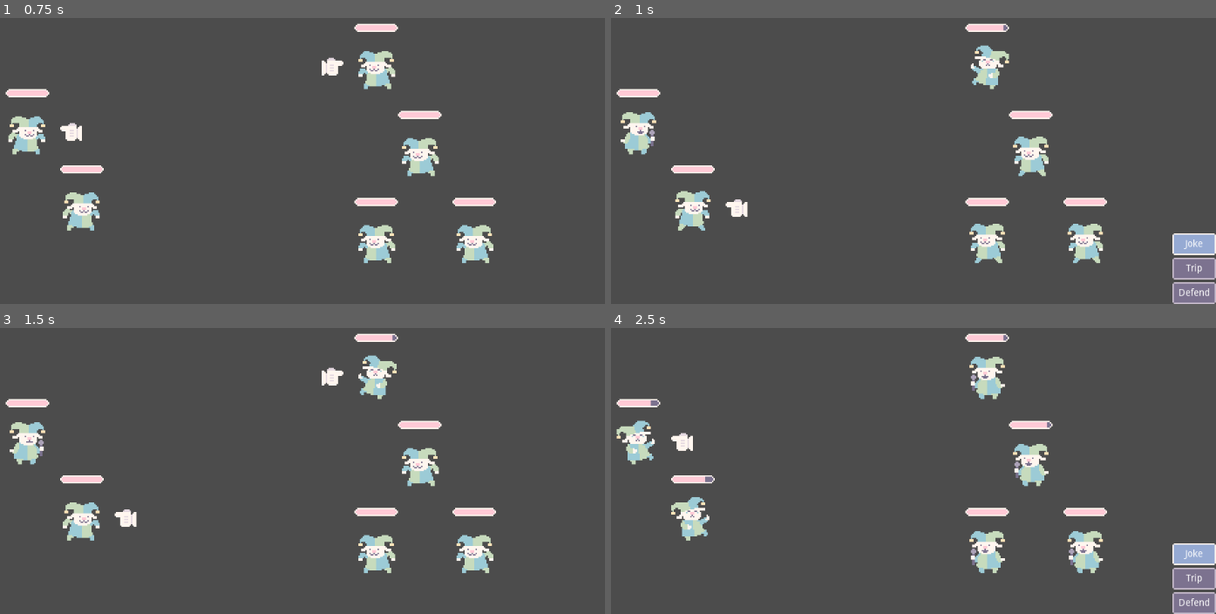
Above: before the commit, frames 1-4 (two rows, left to right).
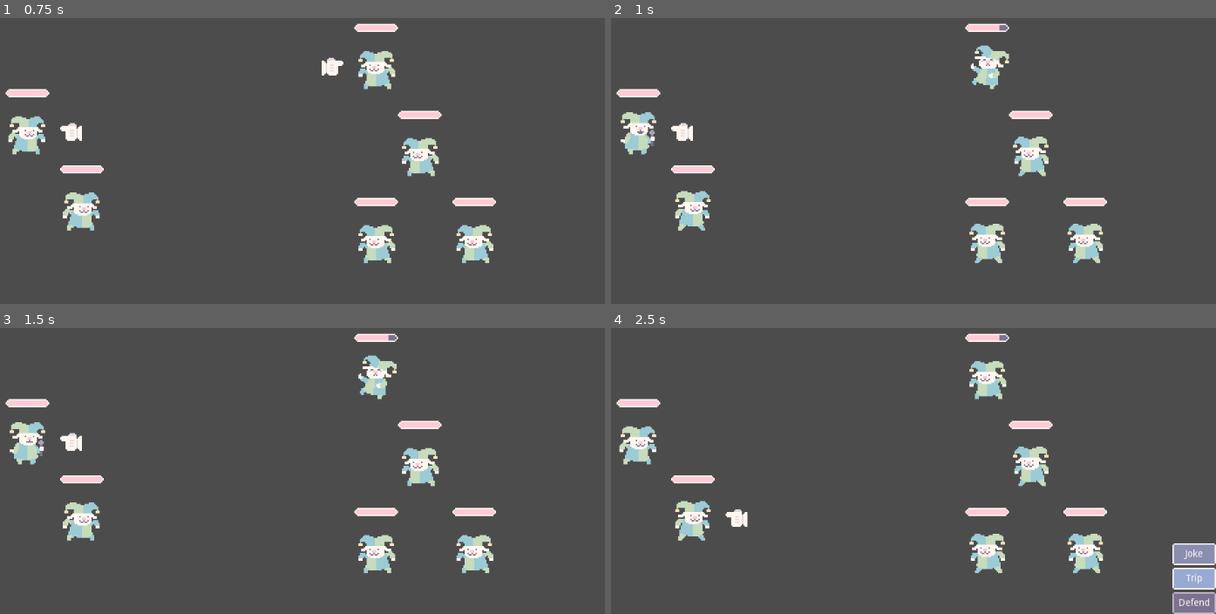
Above: after the commit, the same moments.

Repository: dojeda1/funny-bunny-battle
Game: Godot game, scene res://World.tscn
Same seed, same stepped clock (60 frames per second), same inputs: the game is played once before the commit and once after it.
Inputs (mouse positions are in pixels of both pictures, inside the frame that each line leads up to):
- Up to frame 1 (0.75 s): tap Enter (ui_accept) at 0.5 s; hold Up (ui_up) from 0.53 s (still down)
- Up to frame 2 (1 s): keep holding Up (ui_up); tap Enter (ui_accept) at 0.77 s
- Up to frame 3 (1.5 s): release Up (ui_up) at 1.25 s; click (580, 553) at 1.25 s, where only the run before the commit has a clickable "Joke"
- Up to frame 4 (2.5 s): hold Down (ui_down) from 2.03 s (still down); tap Enter (ui_accept) at 2.27 s

Frame 1 is identical in both runs. In frame 2, 2.0% of the frame differs, in the area x 9-100%, y 2-100%; in frame 3, 0.5%; in frame 4, 4.0%, in the area x 0-100%, y 2-92%.

Commit message:
removes dead characters from queue.

Diff:
--- a/BattleArena.gd
+++ b/BattleArena.gd
@@ -7,6 +7,7 @@
 var player_turn = true
 onready var player_group = $PlayerGroup
 onready var enemy_group = $EnemyGroup
+onready var graveyard = $Graveyard
 
 
 # Called when the node enters the scene tree for the first time.
--- a/Character.gd
+++ b/Character.gd
@@ -9,10 +9,11 @@
 onready var focus = $"%Focus"
 onready var hurt_sfx = $"%Hurt"
 onready var die_sfx = $"%Die"
+onready var battle_arena = get_parent().get_parent()
 
 var health: int = 100
 var MAX_HEALTH = 100
-var joke_power = 10
+var joke_power = 20
 var is_dead = false
 
 # Called when the node enters the scene tree for the first time.
@@ -41,6 +42,12 @@
 func die():
 	is_dead = true
 
+func end_die():
+	var og_parent = get_parent()
+	og_parent.remove_child(self) # error here
+	battle_arena.graveyard.add_child(self)
+	og_parent.reindex()
+
 #func _play_animation():
 #	ap.play("hurt")
 
@@ -49,10 +56,12 @@
 		ap.play("die")
 		die_sfx.play()
 		health_bar.hide()
+		end_die()
 	else:
 		ap.play("idle")
 
 func end_move():
+	next_actor()
 	ap.play("idle")
 
 func get_focus():
@@ -66,6 +75,9 @@
 
 func trip():
 	ap.play("trip")
+
+func next_actor():
+	get_parent().next_actor()
 # Called every frame. 'delta' is the elapsed time since the previous frame.
 #func _process(delta):
 #	pass
--- a/EnemyGroup.gd
+++ b/EnemyGroup.gd
@@ -17,12 +17,14 @@
 #onready var players = battle_arena.player_group.players
 # Called when the node enters the scene tree for the first time.
 func _ready():
-	enemies = get_children()
+	reindex()
 #	for i in enemies.size():
 #		enemies[i].position = Vector2(0, i*64)
 #	show_choice()
 	pass # Replace with function body.
 
+func reindex():
+	enemies = get_children()
 
 # Called every frame. 'delta' is the elapsed time since the previous frame.
 #func _process(delta):
@@ -59,7 +61,7 @@
 #		_reset_focus()
 #		show_choice()
 #	else:
-#		next_enemy()
+#		next_actor()
 
 func switch_focus(x, y):
 	enemies[x].get_focus()
@@ -81,7 +83,7 @@
 #	_reset_focus()
 #	enemies[0].get_focus()
 
-func next_enemy():
+func next_actor():
 	if turn_index < enemies.size() - 1:
 		turn_index += 1
 #		switch_focus(index, index - 1)
@@ -96,10 +98,13 @@
 	pass # Replace with function body.
 
 func enemy_turn():
-	if !enemies[turn_index].is_dead:
-		activate_action()
+	if player_group.players.size() > 0:
+		if !enemies[turn_index].is_dead:
+			activate_action()
+		else:
+			next_actor()
 	else:
-		next_enemy()
+		print("GAME OVER 2")
 
 func _on_PlayerGroup_start_enemy():
 	enemy_turn()
@@ -113,4 +118,4 @@
 	var rand_player = rng.randi_range(0, battle_arena.player_group.players.size() - 1)
 	print("attack player ", rand_player)
 	player_group.players[rand_player].damage(enemy.joke_power)
-	next_enemy()
+#	next_actor()
--- a/Jester.tscn
+++ b/Jester.tscn
@@ -23,6 +23,20 @@
 "transitions": PoolRealArray( 1 ),
 "update": 1,
 "values": [ 10 ]
+}
+tracks/1/type = "method"
+tracks/1/path = NodePath(".")
+tracks/1/interp = 1
+tracks/1/loop_wrap = true
+tracks/1/imported = false
+tracks/1/enabled = false
+tracks/1/keys = {
+"times": PoolRealArray( 1 ),
+"transitions": PoolRealArray( 1 ),
+"values": [ {
+"args": [  ],
+"method": "end_die"
+} ]
 }
 
 [sub_resource type="Animation" id=3]
--- a/King.tscn
+++ b/King.tscn
@@ -23,6 +23,20 @@
 "transitions": PoolRealArray( 1 ),
 "update": 1,
 "values": [ 10 ]
+}
+tracks/1/type = "method"
+tracks/1/path = NodePath(".")
+tracks/1/interp = 1
+tracks/1/loop_wrap = true
+tracks/1/imported = false
+tracks/1/enabled = false
+tracks/1/keys = {
+"times": PoolRealArray( 1 ),
+"transitions": PoolRealArray( 1 ),
+"values": [ {
+"args": [  ],
+"method": "end_die"
+} ]
 }
 
 [sub_resource type="Animation" id=3]
--- a/PlayerGroup.gd
+++ b/PlayerGroup.gd
@@ -8,6 +8,7 @@
 var turn_index : int = 0
 var focus_index: int = 0
 var active_ability = null
+var can_select_target = false
 
 onready var abilities = $"%Abilities"
 onready var battle_arena = get_parent()
@@ -17,17 +18,18 @@
 
 # Called when the node enters the scene tree for the first time.
 func _ready():
-	players = get_children()
+	reindex()
 	players[turn_index].get_focus()
 	show_abilities()
 #	for i in enemies.size():
 #		enemies[i].position = Vector2(0, i*64)
 	pass # Replace with function body.
-
+func reindex():
+	players = get_children()
 
 # Called every frame. 'delta' is the elapsed time since the previous frame.
 func _process(delta):
-	if !abilities.visible:
+	if !abilities.visible and battle_arena.player_turn and can_select_target:
 		if Input.is_action_just_pressed("ui_up"):
 			if enemy_group.focus_index > 0:
 				enemy_group.focus_index -= 1
@@ -50,25 +52,29 @@
 	pass
 
 func activate_action(action, target):
+	can_select_target = false
 	enemy_group._reset_focus()
 	var player = players[turn_index]
 	if action == "joke":
 		players[turn_index].joke()
 		enemy_group.enemies[target].damage(player.joke_power)
-		next_player()
-	if battle_arena.player_turn:
-		switch_focus(turn_index, turn_index - 1)
-		show_abilities()
-	else:
-		_reset_focus()
-		_reset_turns()
-		emit_signal("start_enemy")
+#		next_actor()
+#	if battle_arena.player_turn:
+#		switch_focus(turn_index, turn_index - 1)
+#		show_abilities()
+#	else:
+#		_reset_focus()
+#		_reset_turns()
+#		emit_signal("start_enemy")
 
 
 
 func _on_EnemyGroup_start_player():
-	players[0].get_focus()
-	player_turn()
+	if players.size() > 0:
+		players[0].get_focus()
+		player_turn()
+	else:
+		print("GAME OVER")
 
 func show_abilities():
 	abilities.show()
@@ -86,26 +92,30 @@
 func _reset_turns():
 	turn_index = 0
 
-func next_player():
-	print(turn_index, players.size() - 1)
+func next_actor():
+	print("Next Actor")
 	if turn_index < players.size() - 1:
 		turn_index += 1
 		focus_index = turn_index
 		switch_focus(focus_index, focus_index - 1)
+		show_abilities()
+		print('Player ', turn_index)
 	else:
 		battle_arena.player_turn = false
 		_reset_turns()
 		_reset_focus()
-		emit_signal("begin_enemy_turn")
+		emit_signal("start_enemy")
+		print('Begin Enemy Turn')
 #		switch_focus(index, players.size() - 1)
 	pass # Replace with function body.
 
 func player_turn():
+	print("Player Turn")
 	if !players[turn_index].is_dead:
 		show_abilities()
 	else:
 		print('DEAD')
-		next_player()
+		next_actor()
 
 func _on_Joke_pressed():
 	active_ability = "joke"
@@ -114,4 +124,5 @@
 	pass # Replace with function body.
 
 func _start_choosing():
+	can_select_target = true
 	enemy_group.enemies[0].get_focus()
--- a/World.tscn
+++ b/World.tscn
@@ -42,6 +42,8 @@
 
 [node name="King4" parent="BattleArena/EnemyGroup" instance=ExtResource( 2 )]
 position = Vector2( 160, 104 )
+
+[node name="Graveyard" type="Node2D" parent="BattleArena"]
 
 [node name="AudioStreamPlayer" type="AudioStreamPlayer" parent="BattleArena"]
 stream = ExtResource( 9 )
